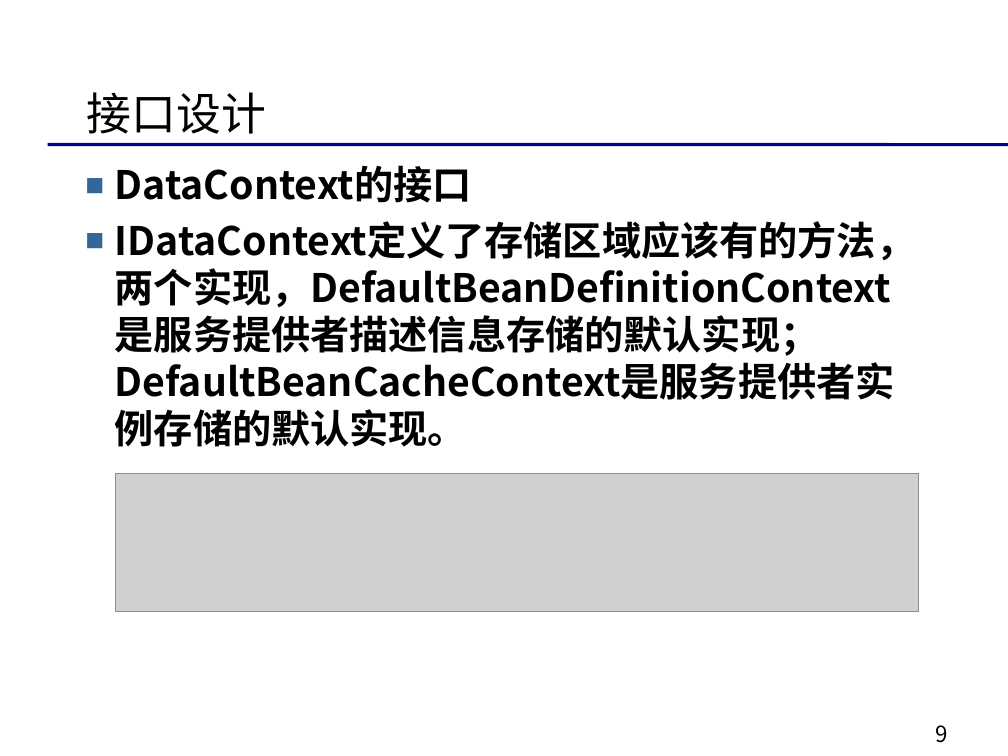
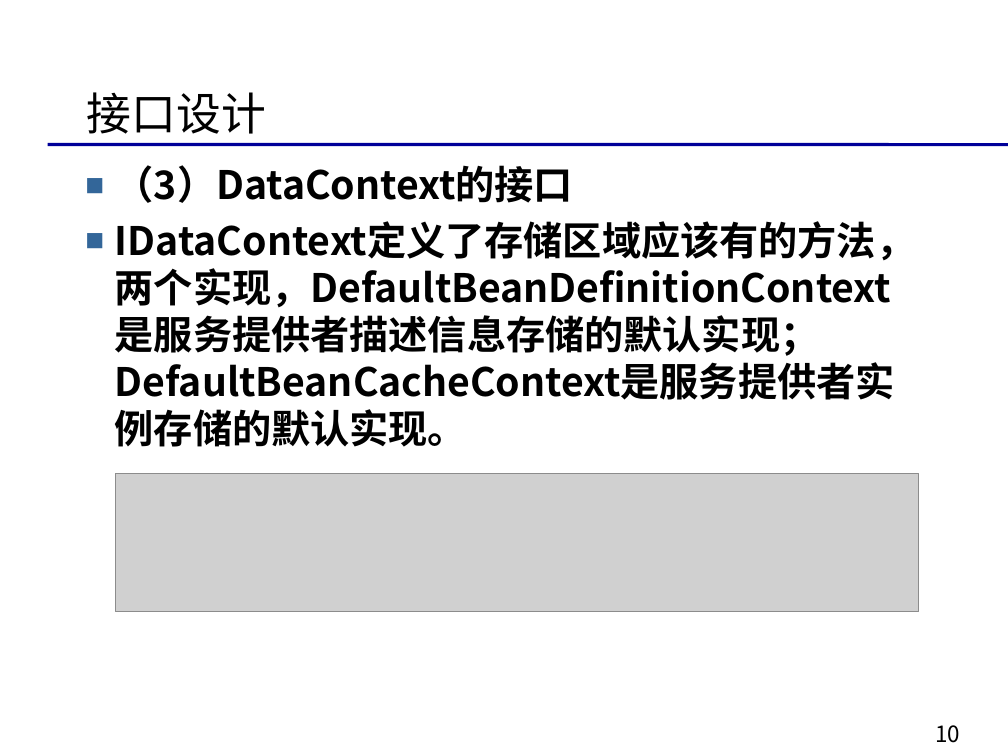
Before and after one commit to bhsei/16TeamF, a slide deck: slide 10 of 演讲ppt/软件改进与展示.pptx (slide 9 before the commit). Drawn at 1008x756 pixels with LibreOffice and Linux fonts; fonts in the diff are those of the drawing; grey boxes stand for pictures; background and template pictures are left out. Boxes give left, top, right and bottom in pixels: in the first picture for what was removed or moved away, otherwise in the second. Text is boxed around its words. In the diff, an @@ line names an element or a change of style, - is before the commit and + after.

Commit message:
改进实现方案的修改 1.细化接口设计 2.增加了Handler接口，把元数据中xml信息转换为服务提供者定义信息 3.增加了Annotation接口。提供了对解析注解的支持，能把注解中的元数据来描述服务提供者的 元数据。 4.定义数据结构，存储服务定义信息。 5.增加了java放射的一些类，支持xml注解的动态修改和运行。

```diff
--- a/演讲ppt/软件改进与展示.pptx
+++ b/演讲ppt/软件改进与展示.pptx
@@ text at (115,165,573,203): text changed @@
-■ DataContext的接口
+■ （3）DataContext的接口
@@ page number at (935,725,960,743): text changed @@
-9
+10
```
Also in this commit, not shown: 2 other slides changed, 5 slides added.
